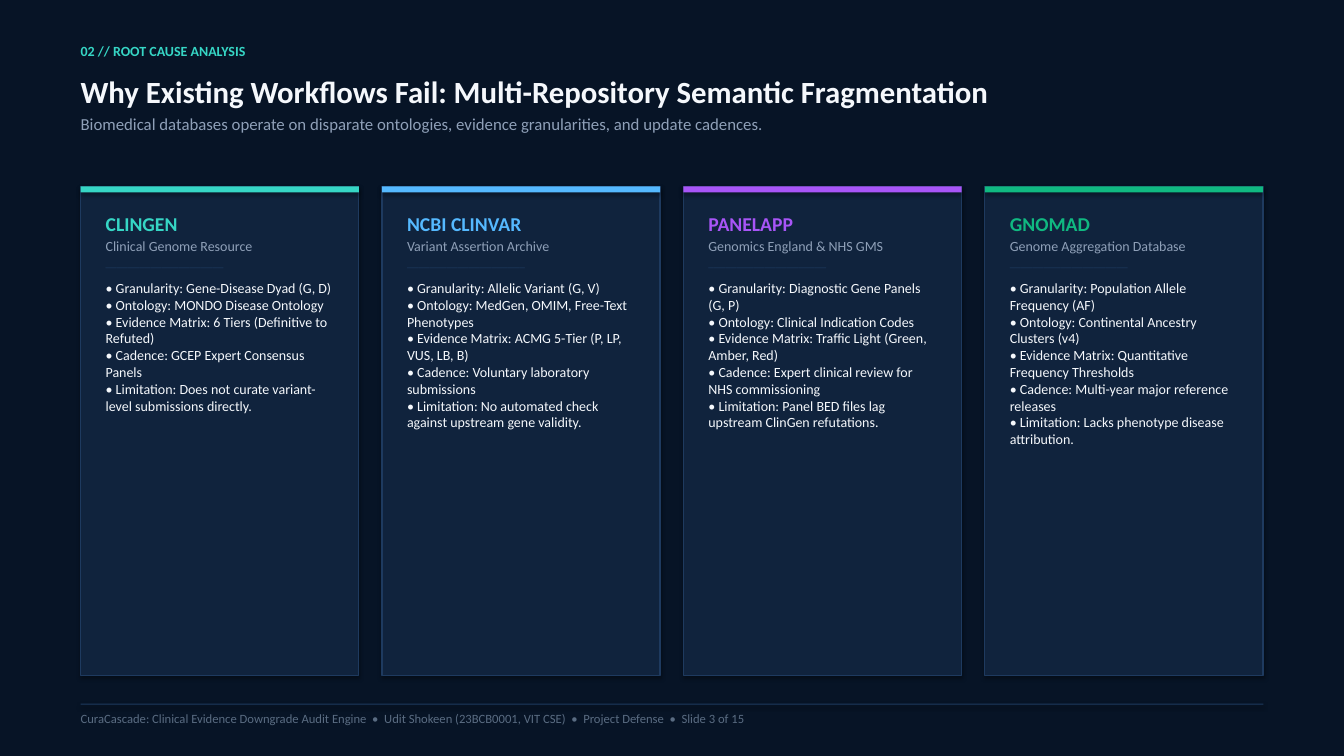
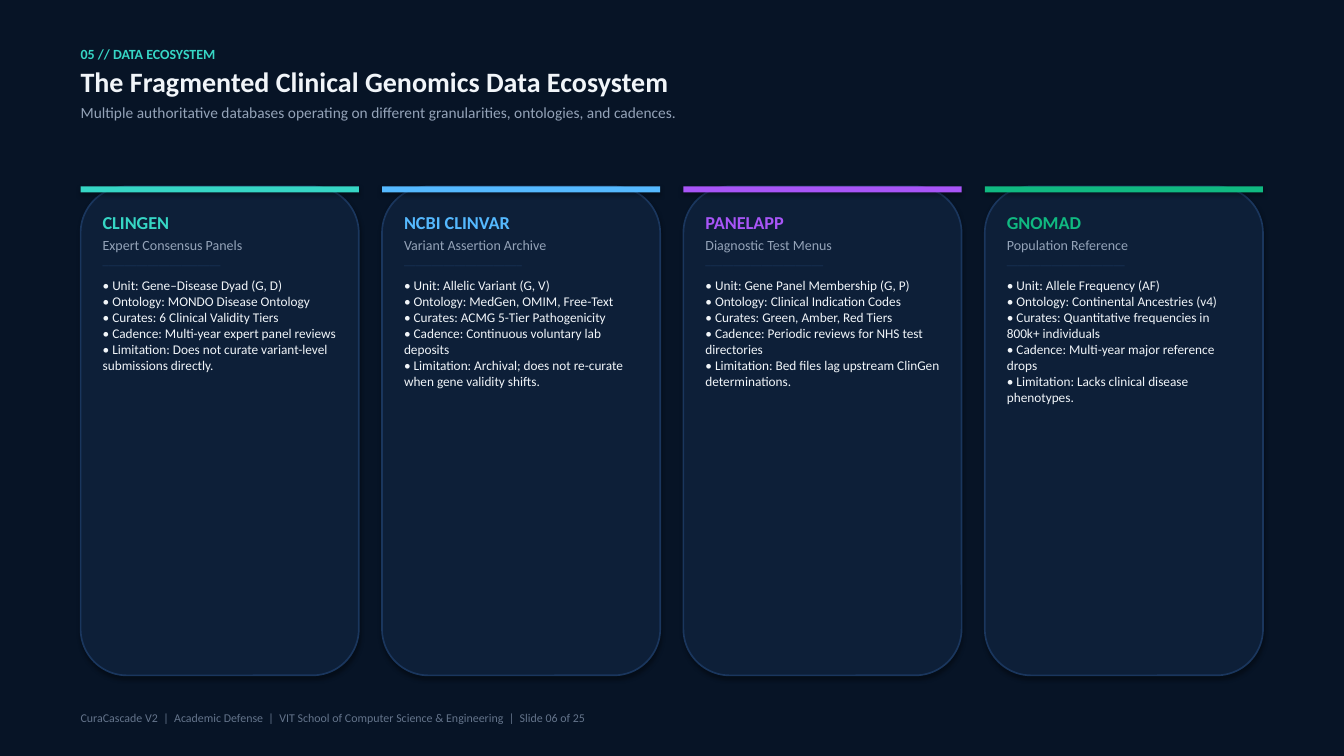
Before and after one commit to uditshokeen14/curacascadeV2, a slide deck: slide 6 of CuraCascade_Presentation_Redesigned.pptx (slide 3 before the commit). Drawn at 1344x756 pixels with LibreOffice and Linux fonts; fonts in the diff are those of the drawing. Boxes give left, top, right and bottom in pixels: in the first picture for what was removed or moved away, otherwise in the second. Text is boxed around its words. In the diff, an @@ line names an element or a change of style, - is before the commit and + after.

Commit message:
feat: complete CuraCascade V2 25-slide defense deck, claim audit, beginner guide, and viva defense bible

```diff
--- a/CuraCascade_Presentation_Redesigned.pptx
+++ b/CuraCascade_Presentation_Redesigned.pptx
@@ background #FFFFFF to #071426 @@
@@ rectangle removed at [0, 0, 1344, 756] @@
@@ text at [81, 50, 676, 121]: text changed; size 12 to 11 pt; text colour #8FA0B8 to #94A3B8 @@
-Why Existing Workflows Fail: Multi-Repository Semantic Fragmentation
-Biomedical databases operate on disparate ontologies, evidence granularities, and update cadences.
+05 // DATA ECOSYSTEM
+The Fragmented Clinical Genomics Data Ecosystem
+Multiple authoritative databases operating on different granularities, ontologies, and cadences.
@@ text removed at [81, 47, 246, 56] @@
-02 // ROOT CAUSE ANALYSIS
@@ rectangle removed at [81, 187, 359, 676] @@
@@ rounded rectangle added at [81, 187, 359, 676], fill #0D1F38, outline #1A365D 1.2 pt @@
@@ rectangle removed at [382, 187, 660, 676] @@
@@ rounded rectangle added at [382, 187, 660, 676], fill #0D1F38, outline #1A365D 1.2 pt @@
@@ rectangle removed at [684, 187, 962, 676] @@
@@ rounded rectangle added at [684, 187, 962, 676], fill #0D1F38, outline #1A365D 1.2 pt @@
@@ rectangle removed at [985, 187, 1263, 676] @@
@@ rounded rectangle added at [985, 187, 1263, 676], fill #0D1F38, outline #1A365D 1.2 pt @@
@@ text at [103, 217, 169, 229]: size 14 to 13 pt in "CLINGEN"; text colour #1E3A5F to #1A365D in "─────────────────────" @@
@@ text at [404, 217, 546, 250]: size 14 to 13 pt in "NCBI CLINVAR"; text colour #8FA0B8 to #94A3B8 in "Variant Assertion Archive"; text colour #1E3A5F to #1A365D in "─────────────────────" @@
@@ text at [705, 217, 783, 229]: size 14 to 13 pt in "PANELAPP"; text colour #1E3A5F to #1A365D in "─────────────────────" @@
@@ text at [1007, 217, 1081, 229]: size 14 to 13 pt in "GNOMAD"; text colour #1E3A5F to #1A365D in "─────────────────────" @@
@@ text at [103, 240, 243, 252]: text changed; text colour #8FA0B8 to #94A3B8 @@
-Clinical Genome Resource
+Expert Consensus Panels
@@ text at [705, 240, 832, 253]: text changed; text colour #8FA0B8 to #94A3B8 @@
-Genomics England & NHS GMS
+Diagnostic Test Menus
@@ text at [1007, 240, 1128, 252]: text changed; text colour #8FA0B8 to #94A3B8 @@
-Genome Aggregation Database
+Population Reference
@@ text at [103, 280, 336, 372]: text changed; size 10 to 9.5 pt; text colour #F5F8FC to #F1F5F9 @@
-• Granularity: Gene-Disease Dyad (G, D)
-• Ontology: MONDO Disease Ontology
-• Evidence Matrix: 6 Tiers (Definitive to Refuted)
-• Cadence: GCEP Expert Consensus Panels
-• Limitation: Does not curate variant-level submissions directly.
+• Unit: Gene–Disease Dyad (G, D)
+• Ontology: MONDO Disease Ontology
+• Curates: 6 Clinical Validity Tiers
+• Cadence: Multi-year expert panel reviews
+• Limitation: Does not curate variant-level submissions directly.
@@ text at [404, 280, 623, 389]: text changed; size 10 to 9.5 pt; text colour #F5F8FC to #F1F5F9 @@
-• Granularity: Allelic Variant (G, V)
-• Ontology: MedGen, OMIM, Free-Text Phenotypes
-• Evidence Matrix: ACMG 5-Tier (P, LP, VUS, LB, B)
-• Cadence: Voluntary laboratory submissions
-• Limitation: No automated check against upstream gene validity.
+• Unit: Allelic Variant (G, V)
+• Ontology: MedGen, OMIM, Free-Text
+• Curates: ACMG 5-Tier Pathogenicity
+• Cadence: Continuous voluntary lab deposits
+• Limitation: Archival; does not re-curate when gene validity shifts.
@@ text at [705, 280, 939, 386]: text changed; size 10 to 9.5 pt; text colour #F5F8FC to #F1F5F9 @@
-• Granularity: Diagnostic Gene Panels (G, P)
-• Ontology: Clinical Indication Codes
-• Evidence Matrix: Traffic Light (Green, Amber, Red)
-• Cadence: Expert clinical review for NHS commissioning
-• Limitation: Panel BED files lag upstream ClinGen refutations.
+• Unit: Gene Panel Membership (G, P)
+• Ontology: Clinical Indication Codes
+• Curates: Green, Amber, Red Tiers
+• Cadence: Periodic reviews for NHS test directories
+• Limitation: Bed files lag upstream ClinGen determinations.
@@ text at [1007, 280, 1217, 404]: text changed; size 10 to 9.5 pt; text colour #F5F8FC to #F1F5F9 @@
-• Granularity: Population Allele Frequency (AF)
-• Ontology: Continental Ancestry Clusters (v4)
-• Evidence Matrix: Quantitative Frequency Thresholds
-• Cadence: Multi-year major reference releases
-• Limitation: Lacks phenotype disease attribution.
+• Unit: Allele Frequency (AF)
+• Ontology: Continental Ancestries (v4)
+• Curates: Quantitative frequencies in 800k+ individuals
+• Cadence: Multi-year major reference drops
+• Limitation: Lacks clinical disease phenotypes.
@@ text at [81, 714, 585, 724]: text changed; size 9 to 8.5 pt; text colour #5A6C82 to #64748B @@
-CuraCascade: Clinical Evidence Downgrade Audit Engine • Udit Shokeen (23BCB0001, VIT CSE) • Project Defense • Slide 3 of 15
+CuraCascade V2 | Academic Defense | VIT School of Computer Science & Engineering | Slide 06 of 25
@@ rectangle removed at [81, 704, 1263, 705] @@
```
Also in this commit, not shown: 6 other slides changed, 18 slides added, 8 slides removed, 17 other files.
